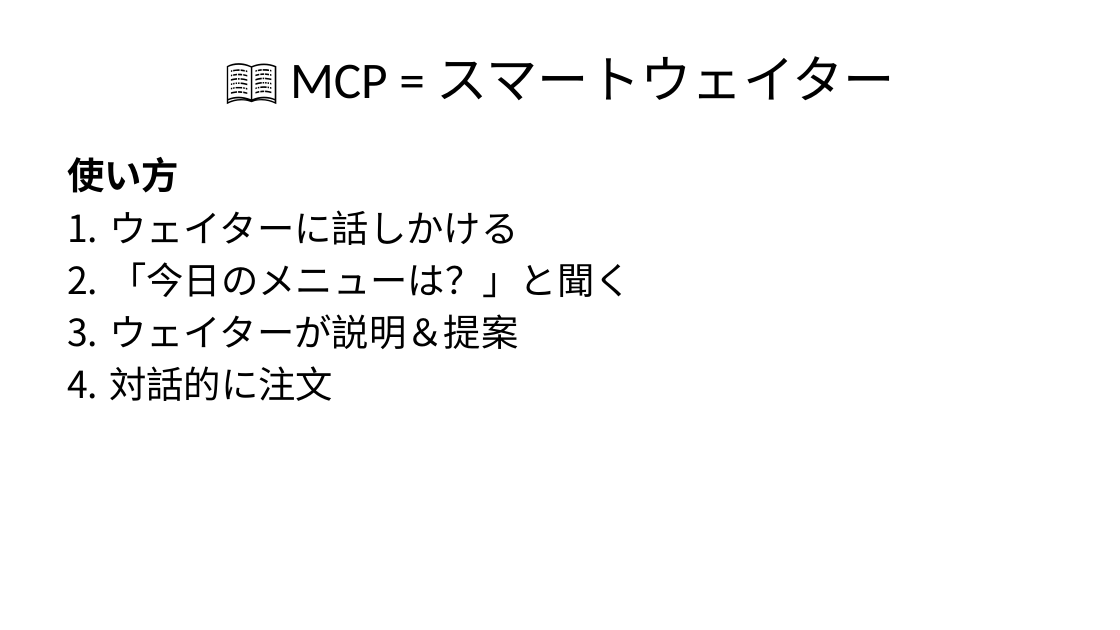
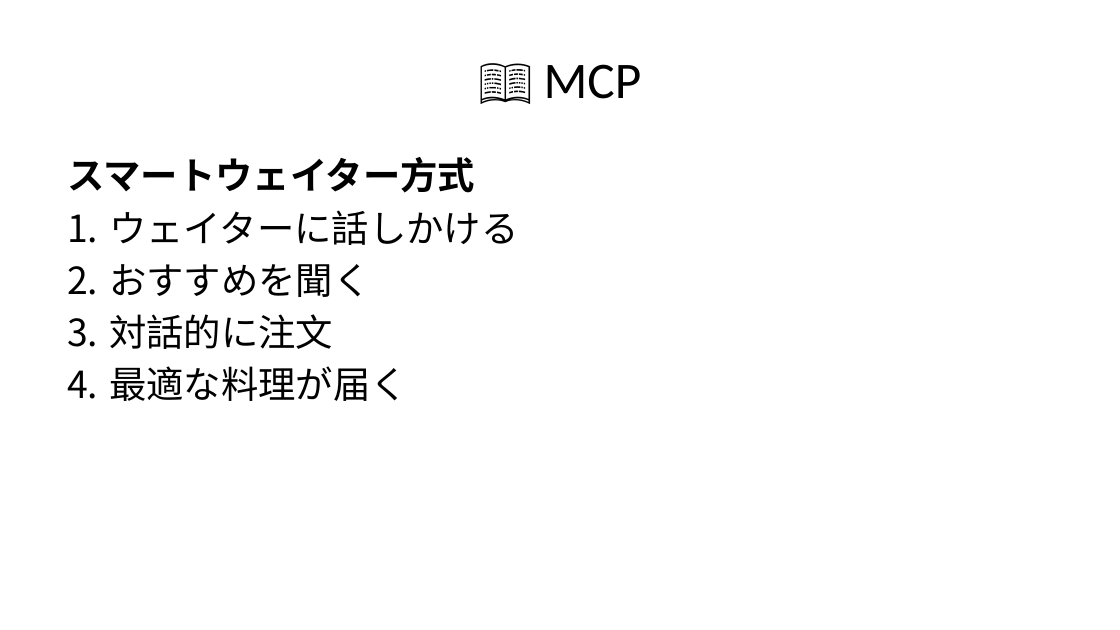
Before and after one commit to MasaoAsano/mcp-handson, a slide deck: slide 6 of chapter-01/quickguide.pptx. Drawn at 1120x630 pixels with LibreOffice and Linux fonts; fonts in the diff are those of the drawing. Boxes give left, top, right and bottom in pixels: in the first picture for what was removed or moved away, otherwise in the second. Text is boxed around its words. In the diff, an @@ line names an element or a change of style, - is before the commit and + after.

Commit message:
docs: Further simplify presentation text
- Reduce text per slide significantly
- Remove code blocks and technical details
- Shorten bullet points
- Split long content into more slides
- Ensure all text fits within slide boundaries

```diff
--- a/chapter-01/quickguide.pptx
+++ b/chapter-01/quickguide.pptx
@@ title at (544, 64, 642, 99): text changed @@
-📖 MCP = スマートウェイター
+📖 MCP
@@ text at (67, 157, 475, 193): text changed @@
-使い方
+スマートウェイター方式
@@ text at (109, 264, 370, 297): text changed @@
-2. 「今日のメニューは？」と聞く
-3. ウェイターが説明＆提案
+2. おすすめを聞く
@@ text at (109, 366, 408, 401): paragraph added @@
+4. 最適な料理が届く
```
Also in this commit, not shown: 25 other slides changed, 4 slides added, 1 slide removed, 1 other file.
